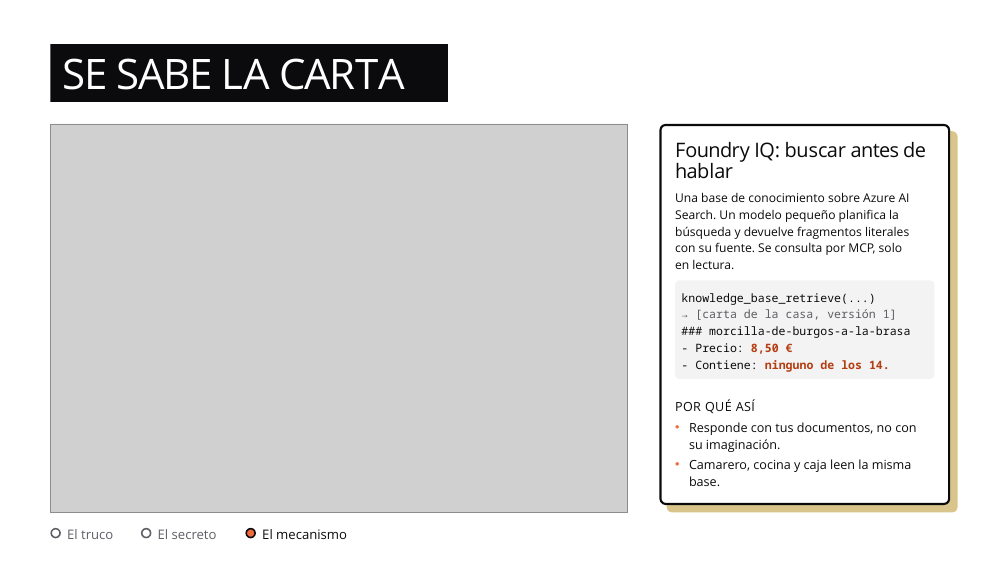
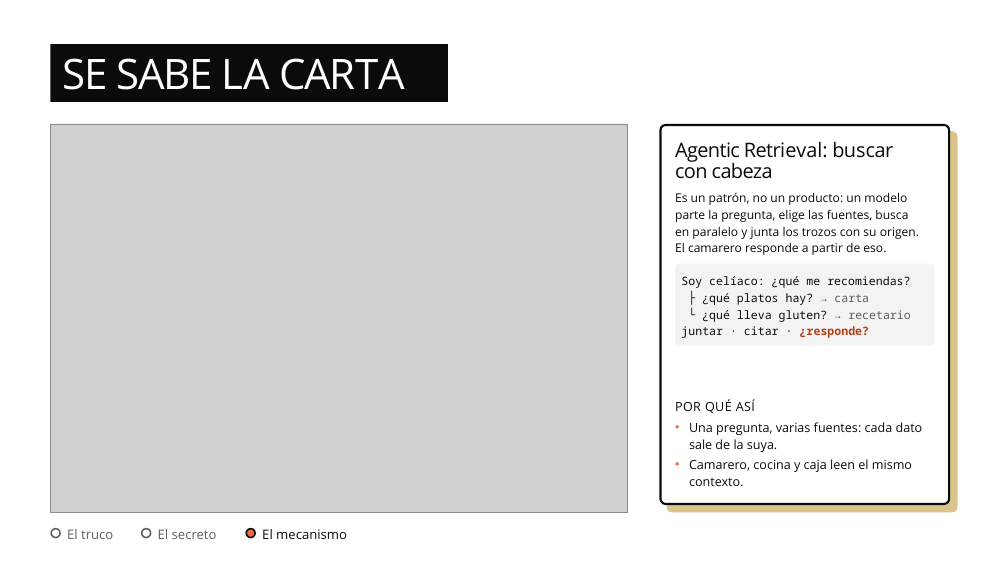
Before and after one commit to dsanchor/morcillaconf, a slide deck: slide 20 of docs/charla/no-es-magia.pptx. Drawn at 1008x567 pixels with LibreOffice and Linux fonts; fonts in the diff are those of the drawing; grey boxes stand for pictures. Boxes give left, top, right and bottom in pixels: in the first picture for what was removed or moved away, otherwise in the second. Text is boxed around its words. In the diff, an @@ line names an element or a change of style, - is before the commit and + after.

```diff
--- a/docs/charla/no-es-magia.pptx
+++ b/docs/charla/no-es-magia.pptx
@@ text at [675, 142, 893, 179]: text changed @@
-Foundry IQ: buscar antes de
-hablar
+Agentic Retrieval: buscar
+con cabeza
@@ text at [675, 192, 919, 255]: text changed @@
-Una base de conocimiento sobre Azure AI
-Search. Un modelo pequeño planifica la
-búsqueda y devuelve fragmentos literales
-con su fuente. Se consulta por MCP, solo
-en lectura.
+Es un patrón, no un producto: un modelo
+parte la pregunta, elige las fuentes, busca
+en paralelo y junta los trozos con su origen.
+El camarero responde a partir de eso.
@@ rounded rectangle: place and size @@
-rounded rectangle at [675, 281, 935, 379]
+rounded rectangle at [675, 264, 935, 346]
@@ rounded rectangle at [675, 264, 935, 346]: proportions changed @@
@@ text at [681, 276, 910, 338]: text changed @@
-knowledge_base_retrieve(...)
-→ [carta de la casa, versión 1]
-### morcilla-de-burgos-a-la-brasa
-- Precio: 8,50 €
-- Contiene: ninguno de los 14.
+Soy celíaco: ¿qué me recomiendas?
+├ ¿qué platos hay? → carta
+└ ¿qué lleva gluten? → recetario
+juntar · citar · ¿responde?
@@ text at [689, 422, 923, 486]: text changed @@
-• Responde con tus documentos, no con
-  su imaginación.
-• Camarero, cocina y caja leen la misma
-  base.
+• Una pregunta, varias fuentes: cada dato
+  sale de la suya.
+• Camarero, cocina y caja leen el mismo
+  contexto.
```
Also in this commit, not shown: 14 other slides changed, 3 slides added, 3 slides removed, 2 other files.
